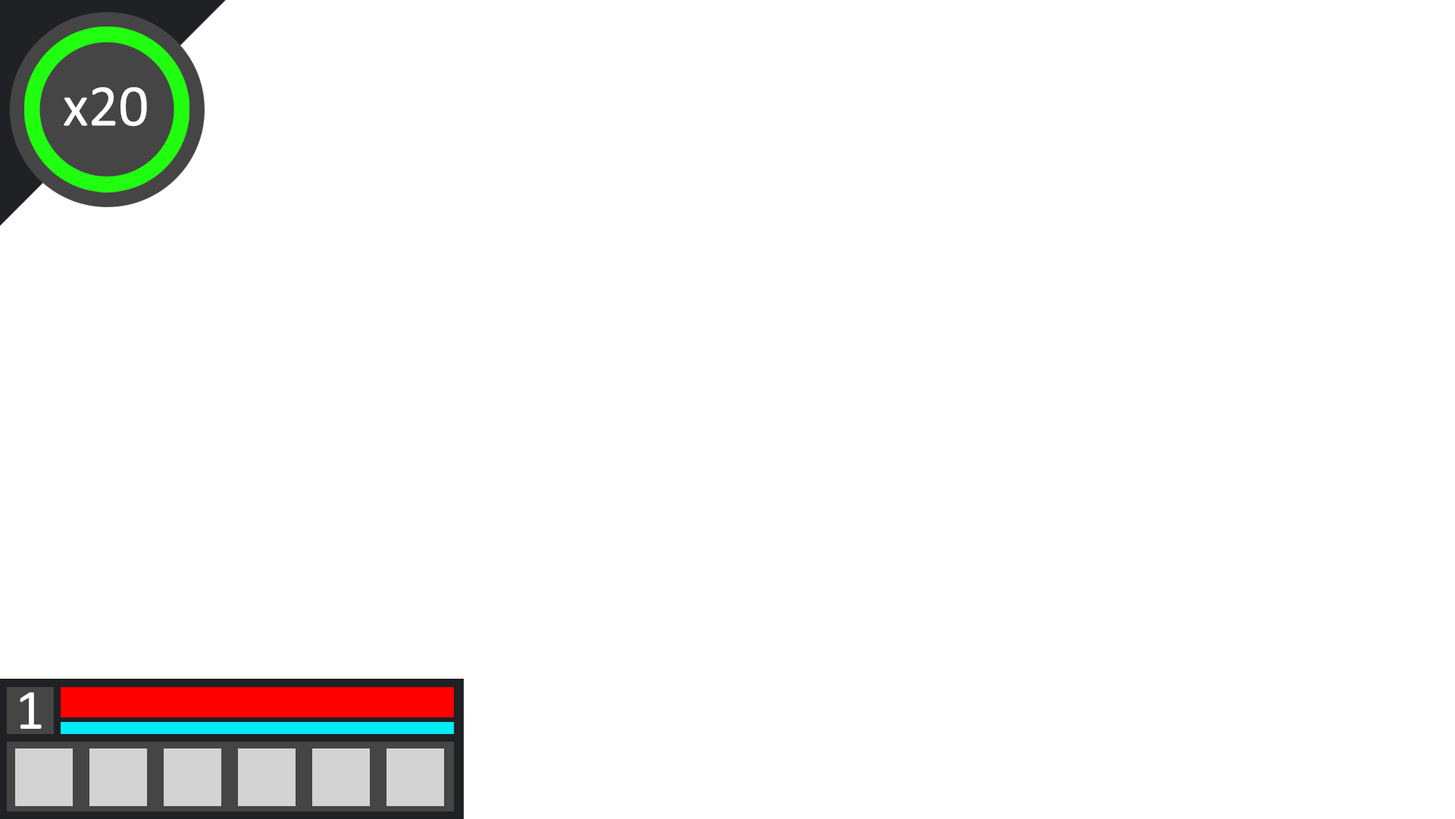
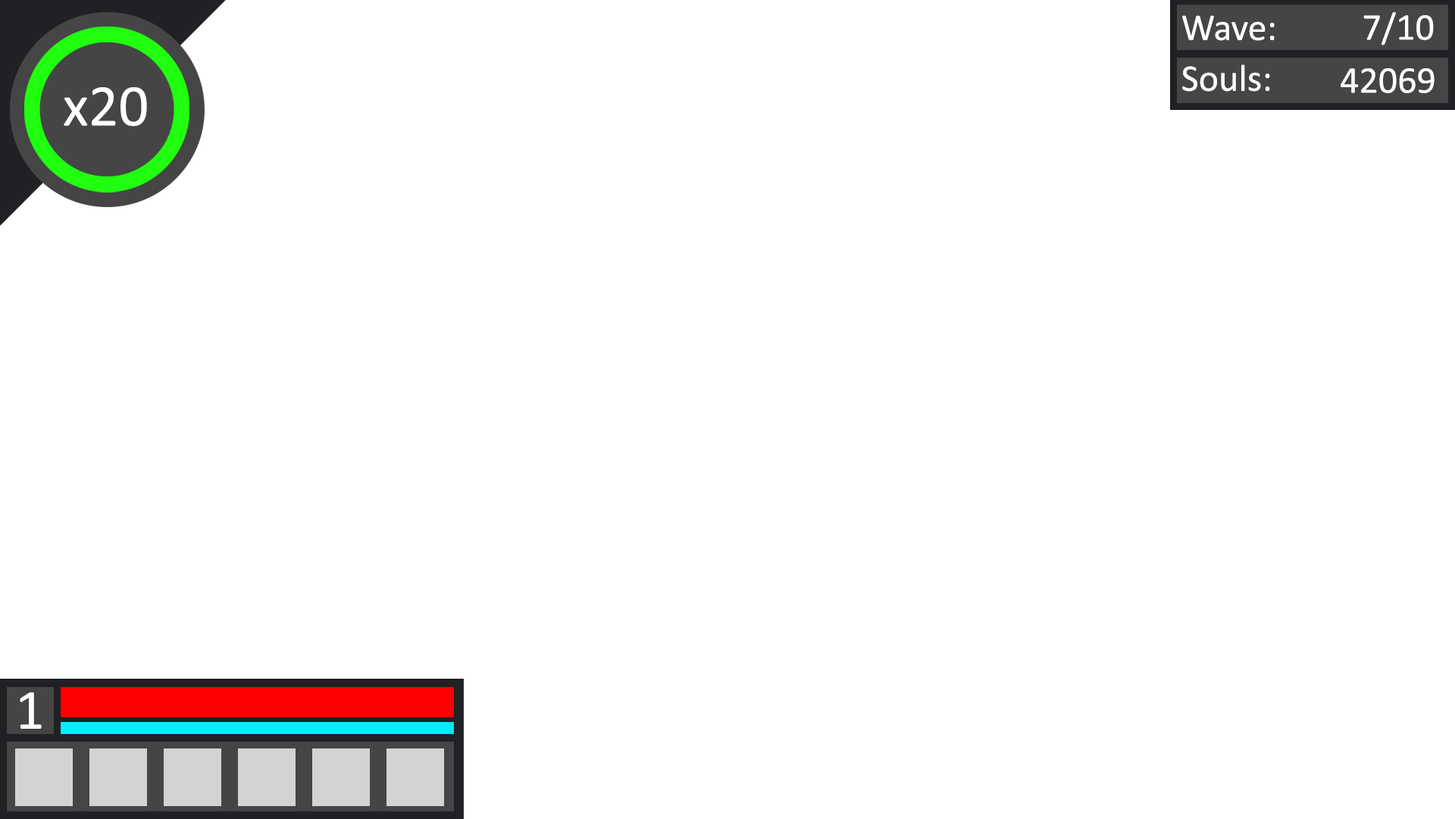
The second (1455, 819) image is a revision of the first. Changes to its layers:
added group "wave souls" with 7 layers above "Combo" over [1170, 0, 1455, 110]
added layer "42069" in group "wave souls" over [1340, 68, 1435, 94]
added layer "7/10" in group "wave souls" over [1363, 12, 1435, 46]
added layer "Souls:" in group "wave souls" over [1182, 64, 1271, 92]
added layer "Wave:" in group "wave souls" over [1182, 15, 1275, 41]
added layer "Rectangle 7 copy 2" in group "wave souls" over [1177, 57, 1449, 104]
added layer "Rectangle 7 copy" in group "wave souls" over [1177, 4, 1449, 51]
added layer "Rectangle 7" in group "wave souls" over [1170, 0, 1455, 110]
